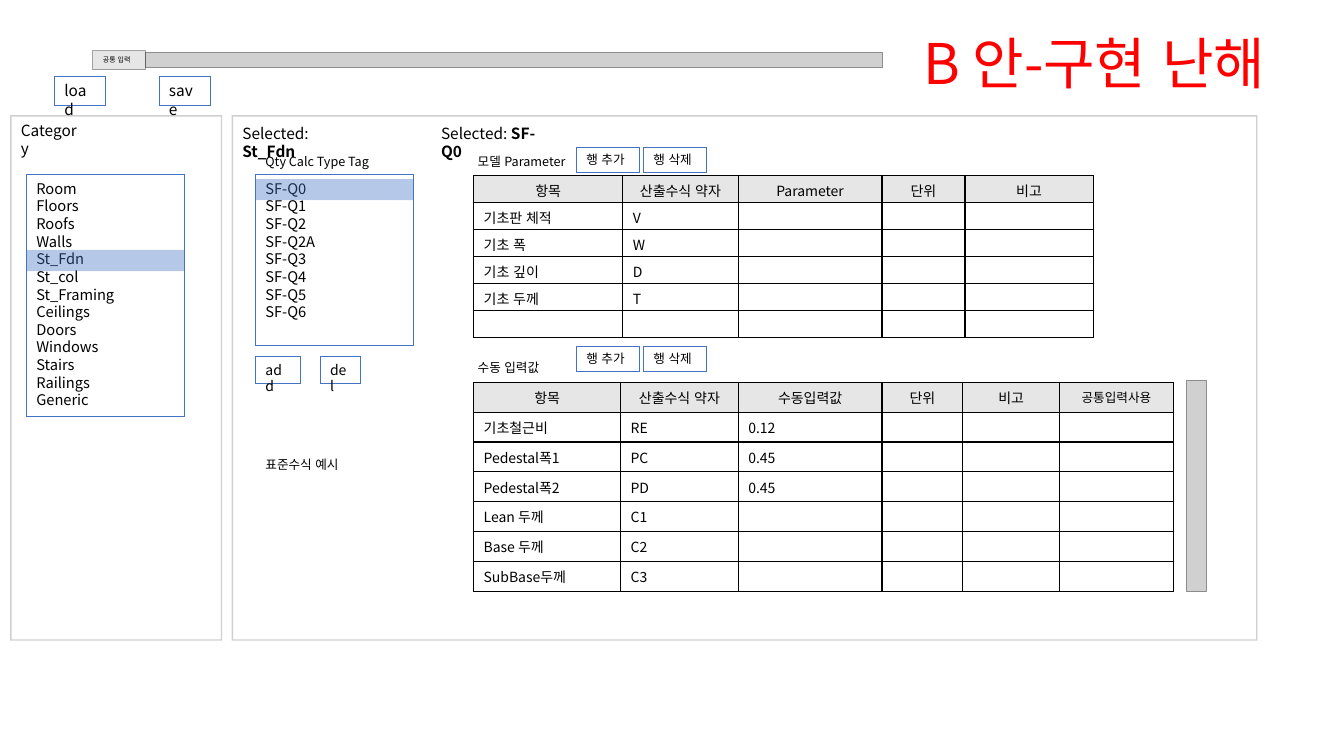
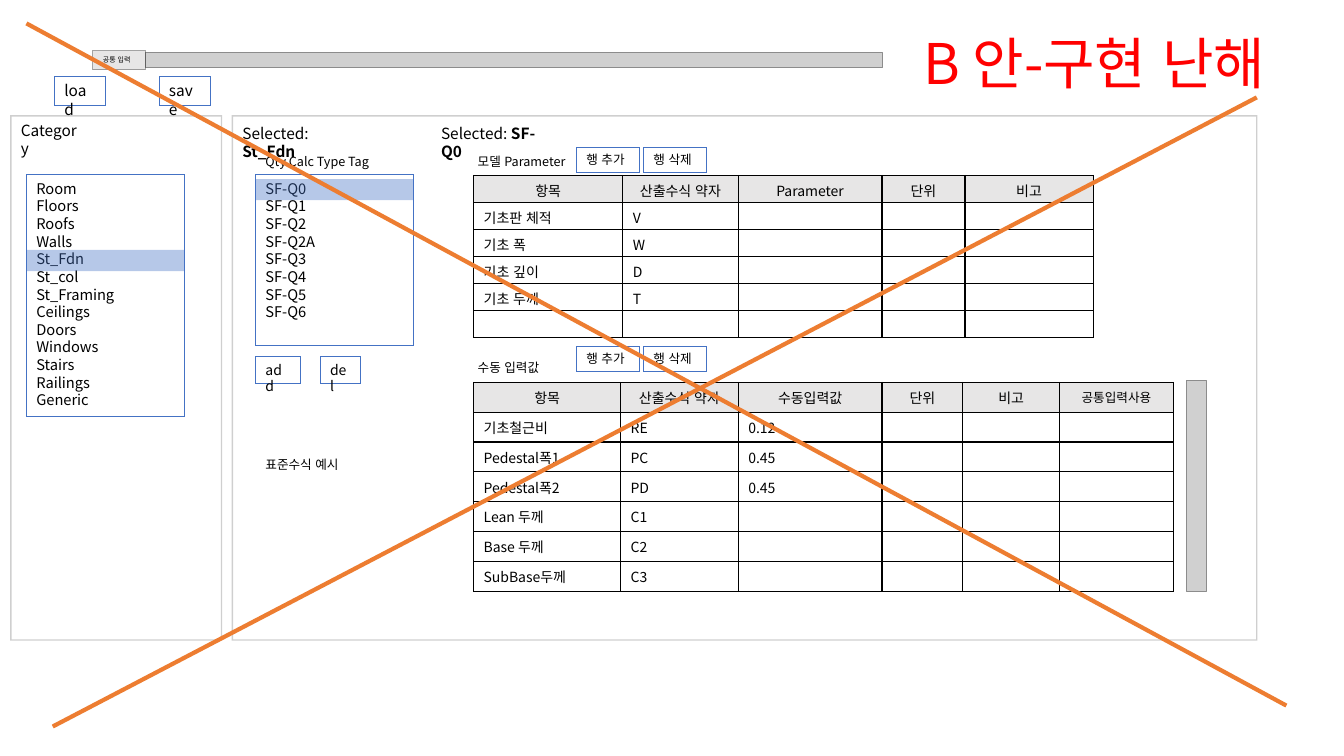
Before and after one commit to hnanmal/mQ, a slide deck: slide 6 of H_FamilyList_FP/화면정의서.pptx. Drawn at 1344x756 pixels with LibreOffice and Linux fonts; fonts in the diff are those of the drawing; grey boxes stand for pictures; background and template pictures are left out. Boxes give left, top, right and bottom in pixels: in the first picture for what was removed or moved away, otherwise in the second. Text is boxed around its words. In the diff, an @@ line names an element or a change of style, - is before the commit and + after.

```diff
--- a/H_FamilyList_FP/화면정의서.pptx
+++ b/H_FamilyList_FP/화면정의서.pptx
@@ line added from (26, 23) to (1287, 706), #ED7D31 3 pt @@
@@ line added from (52, 727) to (1257, 98), #ED7D31 3 pt @@
```
Also in this commit, not shown: 3 other slides changed, 1 slide added, 2 other files.
